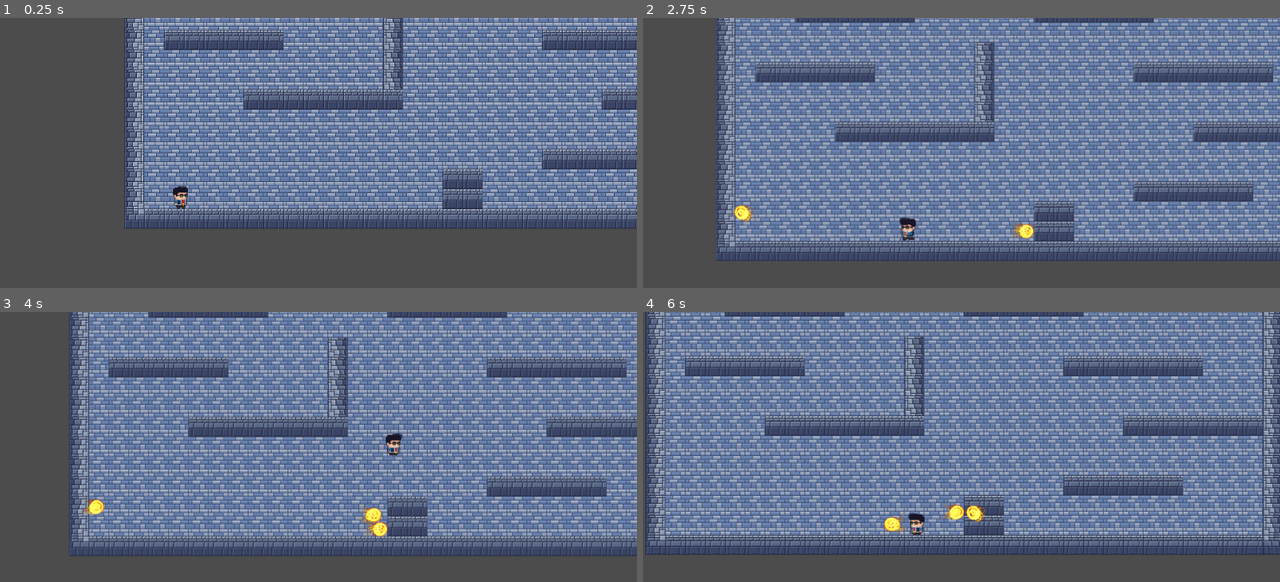
Above: before the commit, frames 1-4 (two rows, left to right).
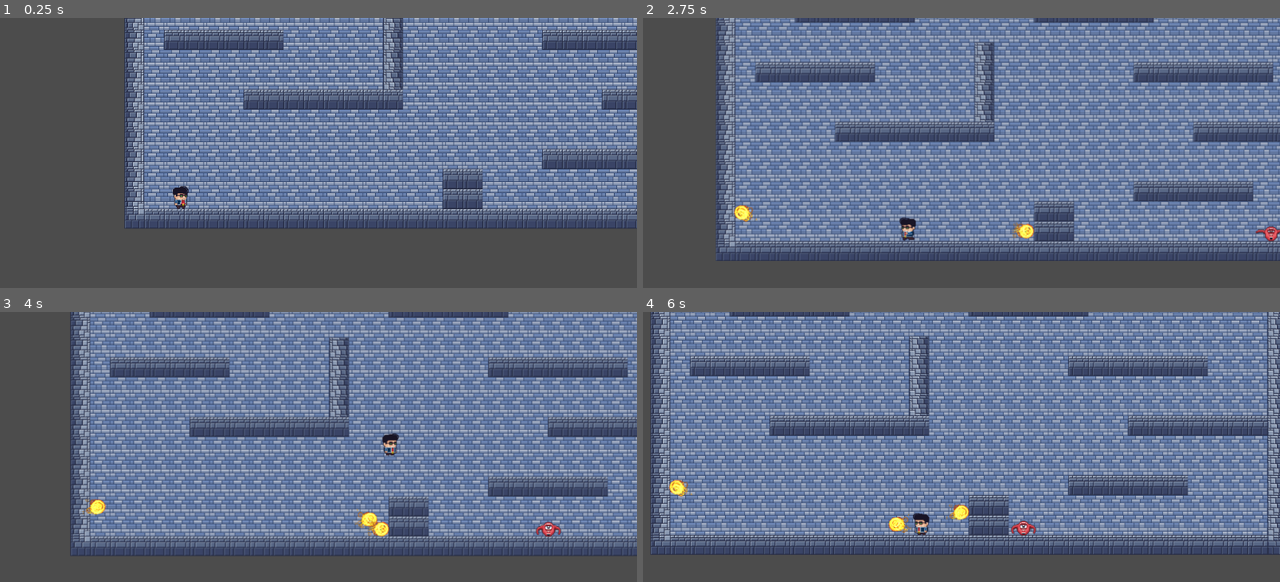
Above: after the commit, the same moments.

Repository: 66BlackDiamond99/Brackeys-Game-Jam-2022.1
Game: Godot game, scene res://scences/level_template.tscn
Two runs of this game, one before a commit and one after it. Both use one fixed random seed, a clock stepped at 60 frames per second and the inputs below.
Inputs:
- Up to frame 1 (0.25 s): no input
- Up to frame 2 (2.75 s): hold Right (ui_right) 0.53-2.03 s; tap C (attack) at 0.6, 1.35, 2.1 s; tap Space (jump) at 0.77, 1.52 s; hold Left (ui_left) from 2.03 s (still down)
- Up to frame 3 (4 s): release Left (ui_left) at 2.78 s; hold Right (ui_right) from 2.78 s (still down); tap C (attack) at 2.85, 3.6 s; tap Space (jump) at 3.02, 3.77 s
- Up to frame 4 (6 s): release Right (ui_right) at 4.28 s; hold Left (ui_left) 4.28-5.03 s; tap C (attack) at 4.35, 5.1, 5.85 s; tap Space (jump) at 4.52 s; hold Right (ui_right) 5.03-5.78 s; hold Left (ui_left) from 5.78 s (still down)

The runs differ from the first frame. In frame 1, less than 0.1% of the frame differs, in the area x 27-30%, y 62-70%; in frame 2, 0.1%; in frame 3, 18%; in frame 4, 36%, in the area x 0-100%, y 0-90%.

Commit message:
update enemy patrolling

Diff:
--- a/B.G.J. project/prefabs/Enemy.tscn
+++ b/B.G.J. project/prefabs/Enemy.tscn
@@ -1,14 +1,27 @@
-[gd_scene load_steps=5 format=2]
+[gd_scene load_steps=11 format=2]
 
+[ext_resource path="res://assets/enviroment/enemies/32 x 32 flying bat_fly_0.png" type="Texture" id=1]
 [ext_resource path="res://prefabs/Enemy.gd" type="Script" id=2]
+[ext_resource path="res://assets/enviroment/enemies/32 x 32 flying bat_fly_3.png" type="Texture" id=3]
+[ext_resource path="res://assets/enviroment/enemies/32 x 32 flying bat_fly_4.png" type="Texture" id=4]
+[ext_resource path="res://assets/enviroment/enemies/32 x 32 flying bat_fly_1.png" type="Texture" id=5]
+[ext_resource path="res://assets/enviroment/enemies/32 x 32 flying bat_fly_2.png" type="Texture" id=6]
 
 [sub_resource type="Shader" id=1]
 
 [sub_resource type="ShaderMaterial" id=2]
 shader = SubResource( 1 )
 
-[sub_resource type="RectangleShape2D" id=3]
-extents = Vector2( 32.2209, 31.1376 )
+[sub_resource type="SpriteFrames" id=3]
+animations = [ {
+"frames": [ ExtResource( 1 ), ExtResource( 5 ), ExtResource( 6 ), ExtResource( 3 ), ExtResource( 4 ) ],
+"loop": true,
+"name": "idle",
+"speed": 5.0
+} ]
+
+[sub_resource type="RectangleShape2D" id=4]
+extents = Vector2( 8.5925, 12.8043 )
 
 [node name="Enemy" type="KinematicBody2D"]
 collision_layer = 2
@@ -16,11 +29,13 @@
 script = ExtResource( 2 )
 move_speed = Vector2( 100, 1000 )
 
-[node name="Sprite" type="Sprite" parent="."]
+[node name="AnimationSprite" type="AnimatedSprite" parent="."]
 material = SubResource( 2 )
+frames = SubResource( 3 )
+animation = "idle"
 
 [node name="CollisionShape2D" type="CollisionShape2D" parent="."]
-shape = SubResource( 3 )
+shape = SubResource( 4 )
 
 [node name="VisibilityEnabler2D" type="VisibilityEnabler2D" parent="."]
 process_parent = true
--- a/B.G.J. project/scences/level_template.tscn
+++ b/B.G.J. project/scences/level_template.tscn
@@ -31,9 +31,9 @@
 move_speed = Vector2( 300, 1000 )
 
 [node name="AnimatedSprite" parent="Character2D" index="0"]
-frame = 1
+frame = 0
 
 [node name="Enemy" parent="." instance=ExtResource( 3 )]
-position = Vector2( 271.988, 27.339 )
+position = Vector2( 931.629, 467.567 )
 
 [editable path="Character2D"]
